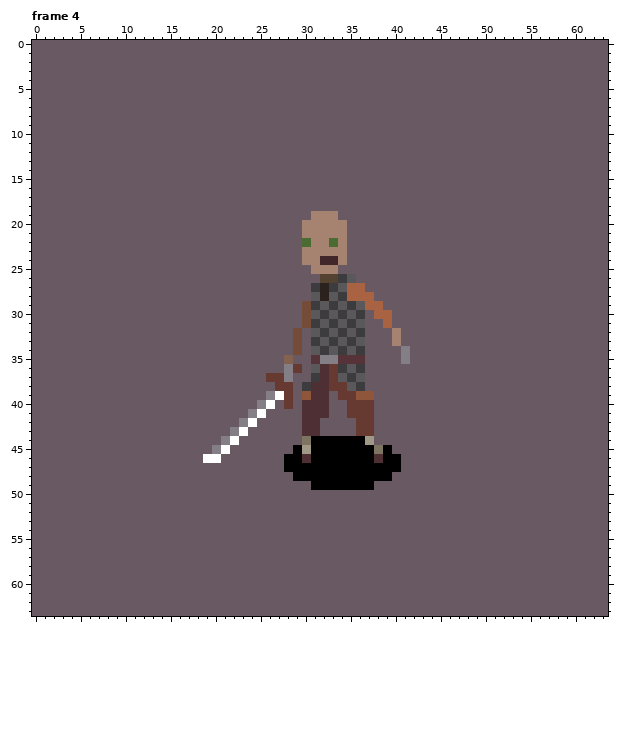
Pixel-art file -- assets/aseprite/human/human_death.ase. Above, as it was before the edit.
64x64 pixels, 11 frames. Colours within 5 levels of each other are drawn and written as one. Shown: frame 4. The commit also changed other frames, which this record leaves out.
After:
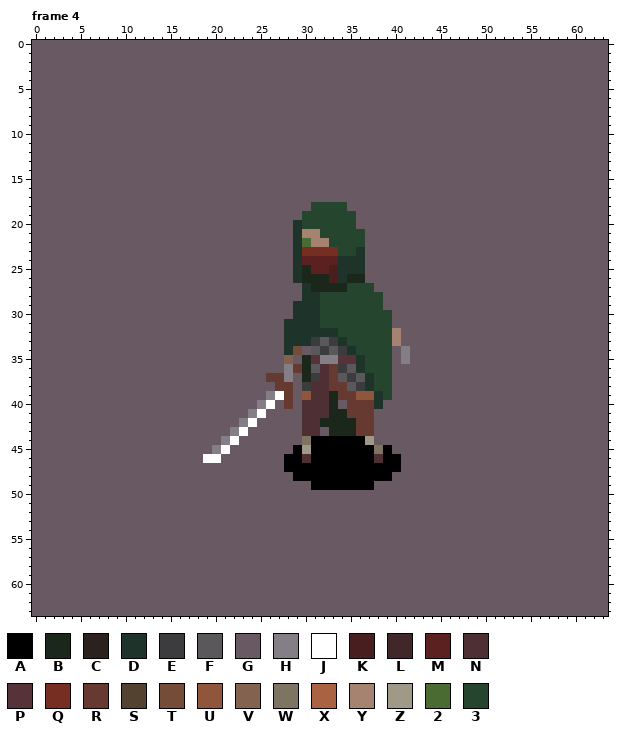
Palette (. is transparent): A #000000  B #1b271b  C #2b211d  D #1e342b  E #3c3b3d  F #5a585b  G #685963  H #847e87  J #ffffff  K #491e1e  L #41272a  M #5b2121  N #4e2f33  P #563239  Q #752e21  R #663931  S #52422f  T #754c38  U #8f563b  V #836250  W #7d7562  X #a96342  Y #a58370  Z #a09988  2 #4a6c32  3 #25452f
Author's note on the commit: Cloak death animation done
Change:
layer "head/hair/hair_0" now shown
layer "head/face mask" now shown
layer "head/headwear/hood_up" now shown
Frame 4, layers "overcoat/cloak", "head/headwear/hood_up", "head/face mask":
The edit turns colour 2 into colour 3 in row 22 at x 33.
The edit turns colour C into colour 3 in row 28 at x 32.
The edit turns colour E into colour 3 in row 28 at x 34; in row 29 at x 33 and 35; in row 30 at x 32, 34 and 36; in row 31 at x 33 and 35; in row 32 at x 34 and 36; in row 33 at x 35.
The edit turns colour E into colour 3 in row 34 at x 36.
The edit turns colour F into colour 3 in row 28 at x 33; in row 29 at x 32, 34 and 36; in row 30 at x 33 and 35; in row 31 at x 32, 34 and 36; in row 32 at x 35; in row 33 at x 36.
The edit turns colour G into colour 3 in row 18 at x 31 to 34; in row 19 at x 30 and 34 to 35; in row 20 at x 35; in rows 21 to 22 at x 35 to 36; in row 23 at x 35; in row 27 at x 37.
The edit turns colour G into colour 3 in row 28 at x 38; in row 30 at x 37; in row 31 at x 37 to 38; in rows 32 to 36 at x 37 to 39; in rows 37 to 38 at x 38 to 39; in row 39 at x 39.
The edit turns colour X into colour 3 in row 27 at x 35 to 36; in row 28 at x 35 to 37; in row 29 at x 37 to 38; in row 30 at x 38 to 39; in row 31 at x 39.
The edit turns colour Y into colour 3 in row 19 at x 31 to 33; in row 20 at x 30 to 34; in row 21 at x 32 to 34; in rows 22 to 23 at x 34.
The edit turns colour C into colour B in row 27 at x 32.
The edit turns colour E into colour B in row 27 at x 31 and 33.
The edit turns colour F into colour B in row 26 at x 35; in row 27 at x 34.
The edit turns colour G into colour B in row 25 at x 30; in row 26 at x 30 to 31 and 36; in rows 35 to 37 at x 30; in rows 39 to 40 at x 33; in row 41 at x 33 to 34; in row 42 at x 32 to 35.
The edit turns colour G into colour B in row 43 at x 33 to 35.
The edit turns colour S into colour B in row 26 at x 32.
The edit turns colour E into colour D in row 26 at x 34; in row 29 at x 31; in row 31 at x 31; in row 32 at x 32; in row 36 at x 36.
The edit turns colour F into colour D in row 28 at x 31; in row 30 at x 31; in row 32 at x 31 and 33; in row 33 at x 34; in row 34 at x 35.
The edit turns colour G into colour D in rows 20 to 22 at x 29; in row 23 at x 29 and 36; in row 24 at x 29 and 35 to 36; in row 25 at x 29 and 34 to 36; in row 26 at x 29; in rows 27 to 28 at x 30.
The edit turns colour G into colour D in rows 29 to 30 at x 29; in row 31 at x 28 to 29; in rows 32 to 33 at x 28 and 30; in row 34 at x 28; in rows 37 to 38 at x 37; in rows 39 to 40 at x 38.
The edit turns colour P into colour D in row 35 at x 36.
The edit turns colour T into colour D in rows 29 to 31 at x 30; in rows 32 to 33 at x 29.
The edit turns colour Y into colour D in row 24 at x 34.
The edit turns colour S into colour K in row 26 at x 33.
The edit turns colour Y into colour K in row 25 at x 33.
The edit turns colour L into colour M in row 24 at x 32 to 33.
The edit turns colour Y into colour M in row 24 at x 30 to 31; in row 25 at x 31 to 32.
The edit turns colour Y into colour Q in row 23 at x 30 to 33.
Changed places in both pictures, as pixel boxes (x1, y1, x2, y2):
changed: (284, 202, 392, 436)
